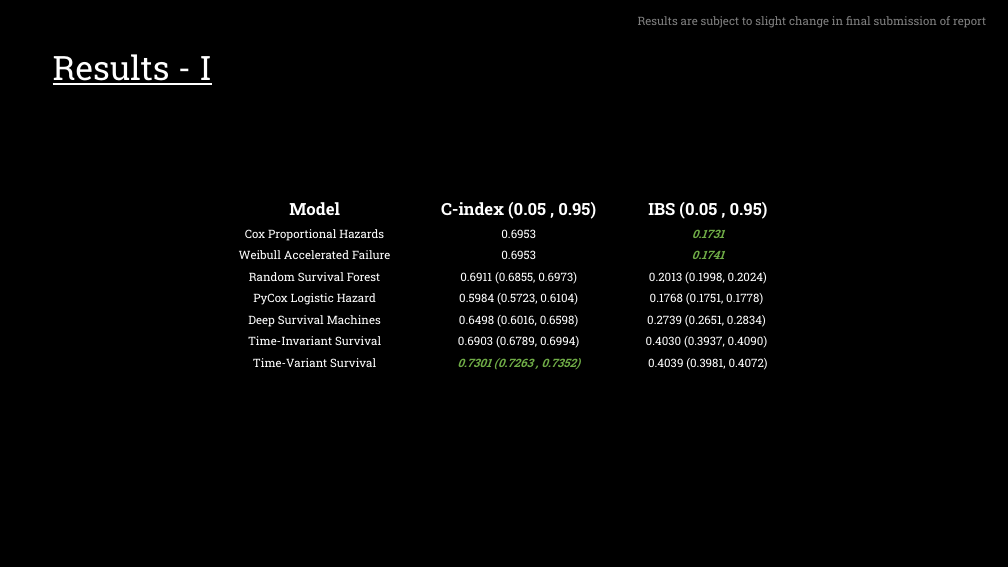
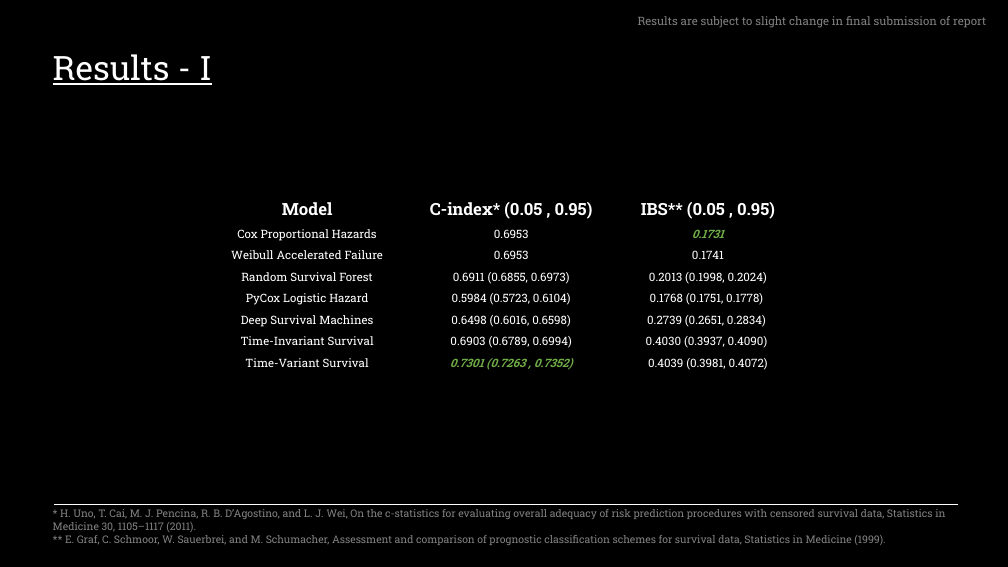
Before and after one commit to sourasen1011/UoE_Research_Project_2023, a slide deck: slide 8 of presentations/powerpoint_presentation/my_presentation.pptx. Drawn at 1008x567 pixels with LibreOffice and Linux fonts; fonts in the diff are those of the drawing. Boxes give left, top, right and bottom in pixels: in the first picture for what was removed or moved away, otherwise in the second. Text is boxed around its words. In the diff, an @@ line names an element or a change of style, - is before the commit and + after.

```diff
--- a/presentations/powerpoint_presentation/my_presentation.pptx
+++ b/presentations/powerpoint_presentation/my_presentation.pptx
@@ table at <box>211,195,798,374</box> @@
-row 1, column 2: C-index (0.05 , 0.95)
+row 1, column 2: C-index* (0.05 , 0.95)
-row 1, column 3: IBS (0.05 , 0.95)
+row 1, column 3: IBS** (0.05 , 0.95)
@@ text colour #70AD47 to #FFFFFF, bold off, italic off in "0.1741" @@
@@ text added at <box>53,509,945,545</box>, 10 pt, text #808080 @@
+* H. Uno, T. Cai, M. J. Pencina, R. B. D’Agostino, and L. J. Wei, On the c-statistics for evaluating overall adequacy of risk prediction procedures with censored survival data, Statistics in Medicine 30, 1105–1117 (2011).
+** E. Graf, C. Schmoor, W. Sauerbrei, and M. Schumacher, Assessment and comparison of prognostic classification schemes for survival data, Statistics in Medicine (1999).
@@ line added from (54, 504) to (958, 504), #FFFFFF 0.5 pt @@
```
Also in this commit, not shown: 10 other slides changed, 1 slide removed, 1 other file.
